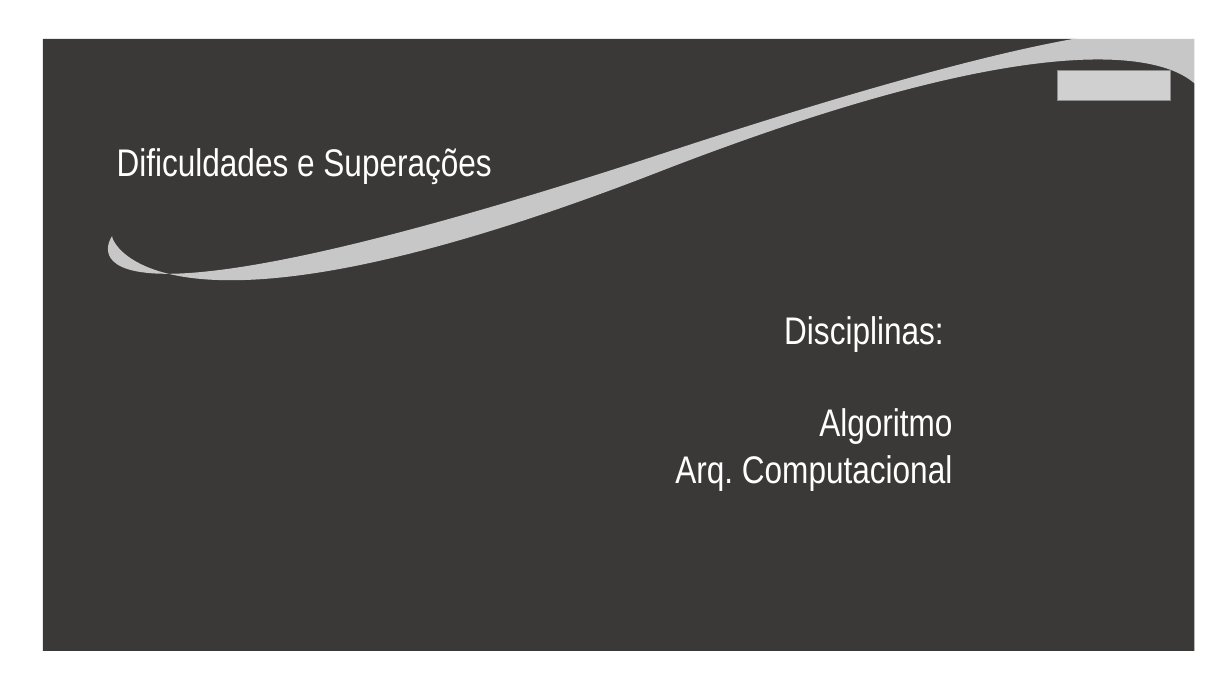
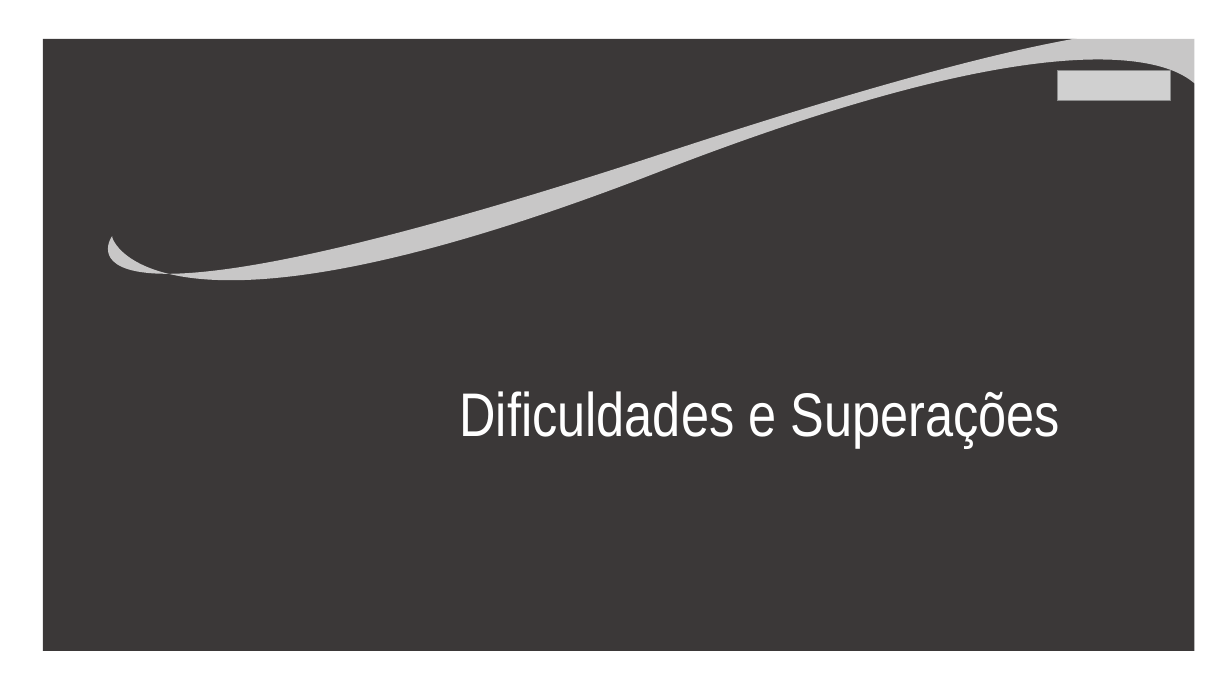
Before and after one commit to Rafa-Said/KVERSE, a slide deck: slide 4 of slides/ppt-kverse.pptx (slide 5 before the commit). Drawn at 1232x693 pixels with LibreOffice and Linux fonts; fonts in the diff are those of the drawing; grey boxes stand for pictures. Boxes give left, top, right and bottom in pixels: in the first picture for what was removed or moved away, otherwise in the second. Text is boxed around its words. In the diff, an @@ line names an element or a change of style, - is before the commit and + after.

```diff
--- a/slides/ppt-kverse.pptx
+++ b/slides/ppt-kverse.pptx
@@ text removed at [675, 316, 952, 491] @@
-Disciplinas:
-Algoritmo
-Arq. Computacional
@@ text "Dificuldades e Superações": place and size @@
-text "Dificuldades e Superações" at [117, 148, 491, 184]
+text "Dificuldades e Superações" at [459, 391, 1060, 448]
@@ text "Dificuldades e Superações" at [459, 391, 1060, 448]: size 30 to 48 pt @@
```
Also in this commit, not shown: 1 other slide changed.
